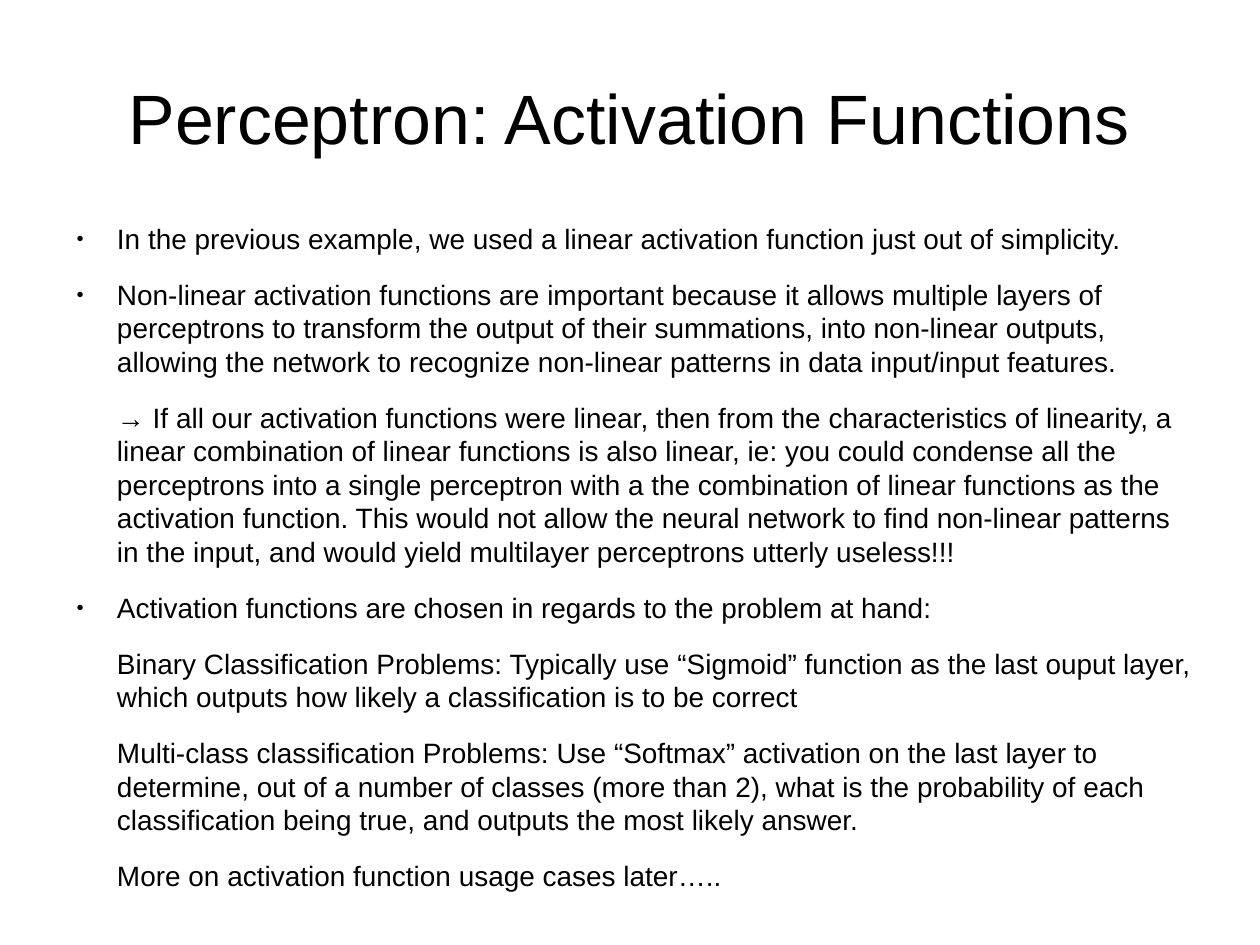
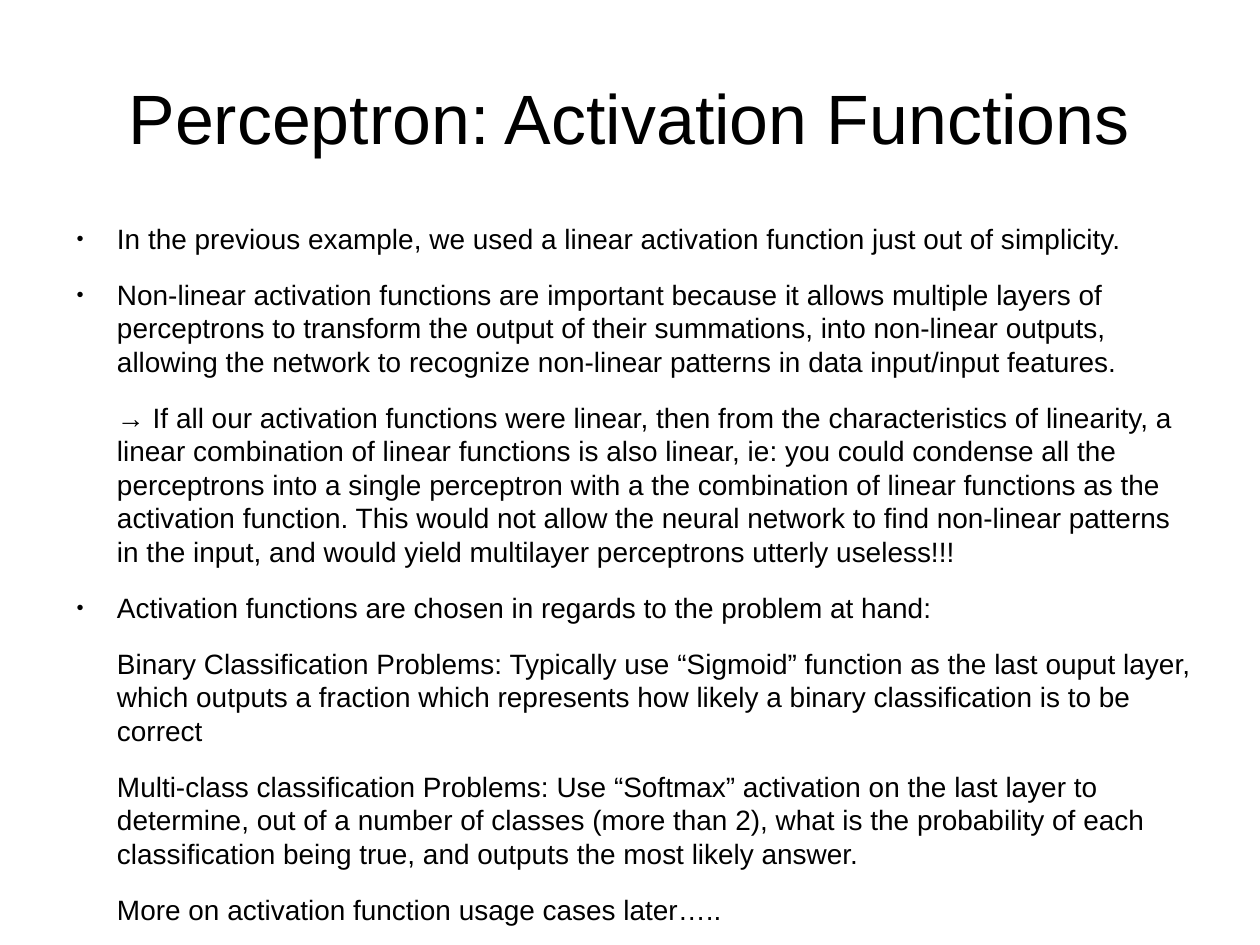
Before and after one commit to sofiabesenski4/MedicalLetterAI, a slide deck: slide 24 of Slides/Intro to Neural Nets and Deep Learning/1-slides.odp (slide 23 before the commit). Drawn at 1260x945 pixels with LibreOffice and Linux fonts; fonts in the diff are those of the drawing. Boxes give left, top, right and bottom in pixels: in the first picture for what was removed or moved away, otherwise in the second. Text is boxed around its words. In the diff, an @@ line names an element or a change of style, - is before the commit and + after.

```diff
--- a/Slides/Intro to Neural Nets and Deep Learning/1-slides.odp
+++ b/Slides/Intro to Neural Nets and Deep Learning/1-slides.odp
@@ text at [117, 653, 1190, 742]: text changed @@
-Binary Classification Problems: Typically use “Sigmoid” function as the last ouput layer, which outputs how likely a classification is to be correct
+Binary Classification Problems: Typically use “Sigmoid” function as the last ouput layer, which outputs a fraction which represents how likely a binary classification is to be correct
```
Also in this commit, not shown: 3 other slides changed, 25 slides added, 13 slides removed, 1 other file.
